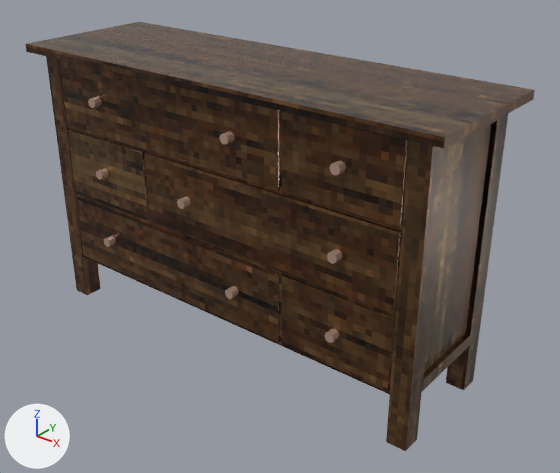
A saved change to the glTF model dist/assets/models/dresser.glb.
The view is the same before and after, from a camera (50 mm lens) standing at (1.005, -1.167, 0.991) and looking at (0.06, 0.014, 0.258). The axes (+X, +Y, +Z) are drawn at lower left. The lights are the same throughout. Where no turn or scale is listed for an object, it has been applied to the vertices.

In view in the first picture: 'Dresser', 'Dresser.001'.
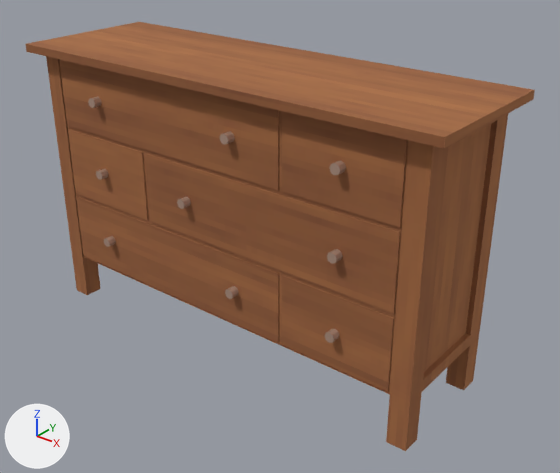
Patch to the scene script:
```diff
--- a/dist/assets/models/dresser.glb.py
+++ b/dist/assets/models/dresser.glb.py
@@ img_clock_wood_light @@
+img_clock_wood_light = load_image('clock-wood-light', '_unpacked/clock-wood-light', 128, 128, 'sRGB')
@@ mat_material_002 @@
 mat_material_002 = principled_material('Material.002')
-mat_material_002.texture = img_wood_11_128x128
+mat_material_002.texture = img_clock_wood_light
 mat_material_002.metallic = 0.4
-mat_material_002.roughness = 0.272
+mat_material_002.roughness = 1.0
```

Changed parts and their boxes [x1, y1, x2, y2] in the pictures (560 x 473 px):
'Dresser', surface changed
    both: [26, 22, 535, 451]
